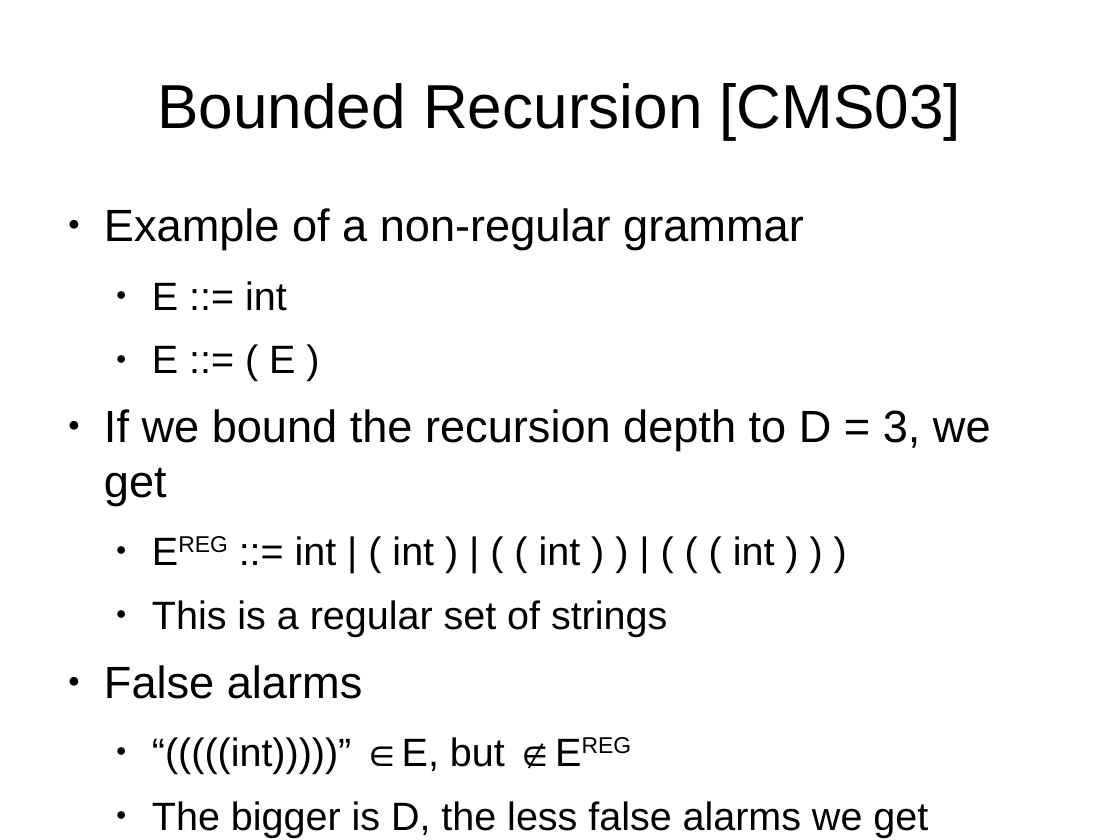
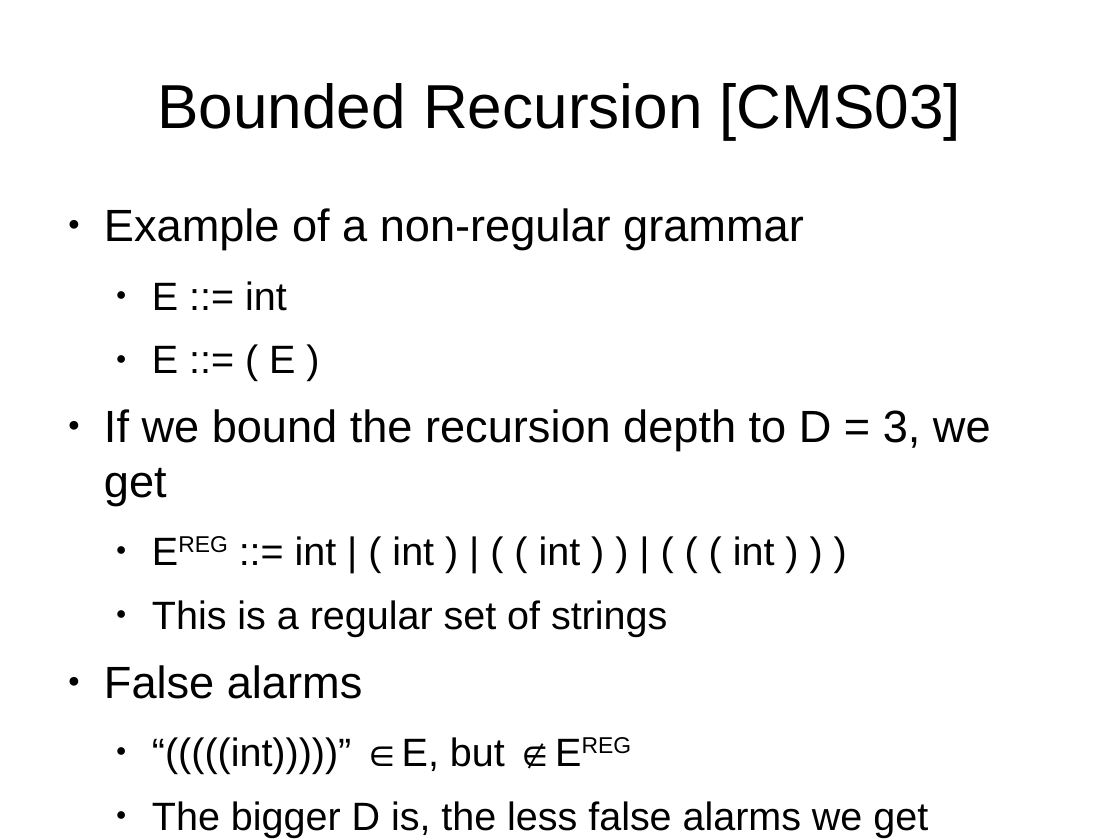
Before and after one commit to abreslav-from-google-code/abreslav, a slide deck: slide 24 of work/PL_Seminar/breslav_abstract_parsing.odp. Drawn at 1120x840 pixels with LibreOffice and Linux fonts; fonts in the diff are those of the drawing. Boxes give left, top, right and bottom in pixels: in the first picture for what was removed or moved away, otherwise in the second. Text is boxed around its words. In the diff, an @@ line names an element or a change of style, - is before the commit and + after.

```diff
--- a/work/PL_Seminar/breslav_abstract_parsing.odp
+++ b/work/PL_Seminar/breslav_abstract_parsing.odp
@@ text at bbox=[152, 801, 928, 837]: text changed @@
-  ● The bigger is D, the less false alarms we get
+  ● The bigger D is, the less false alarms we get
```
Also in this commit, not shown: 3 other slides changed.
